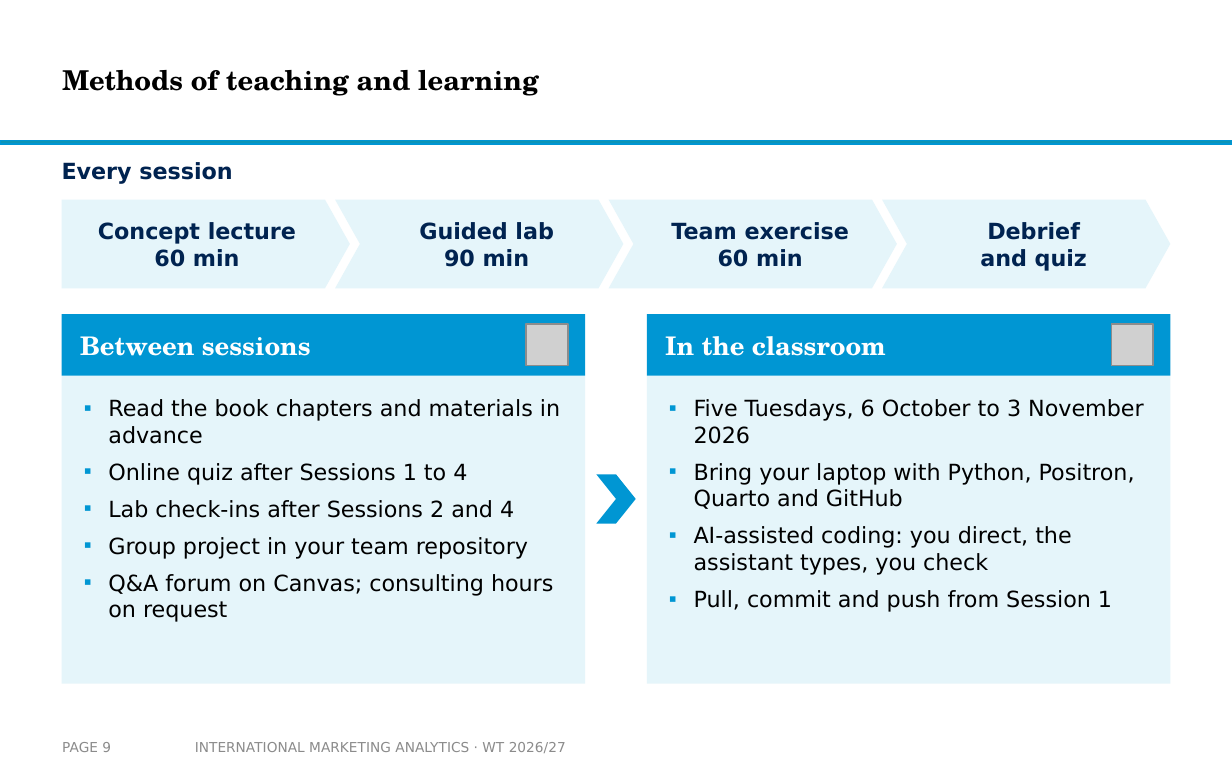
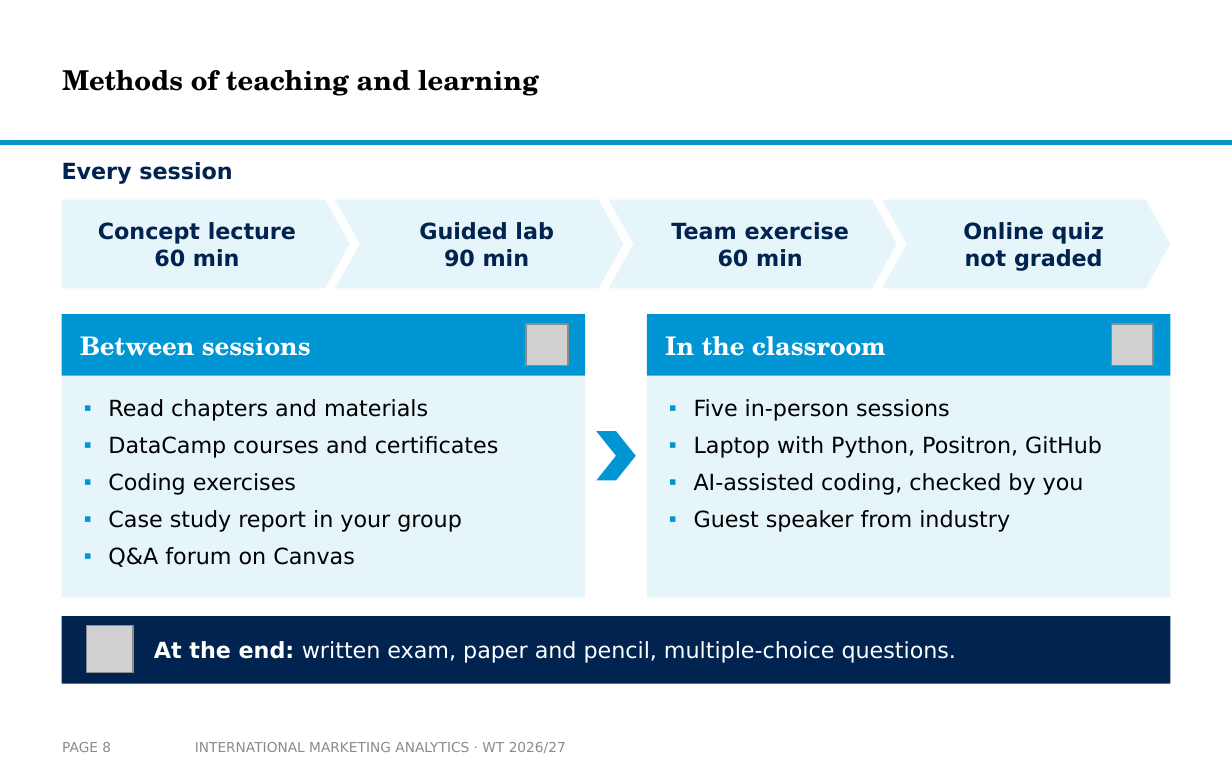
Before and after one commit to arnefloh-wu/International-Marketing-Analytics, a slide deck: slide 8 of slides/00a_course-content-and-style_WT26-27.pptx (slide 9 before the commit). Drawn at 1232x770 pixels with LibreOffice and Linux fonts; fonts in the diff are those of the drawing; grey boxes stand for pictures; background and template pictures are left out. Boxes give left, top, right and bottom in pixels: in the first picture for what was removed or moved away, otherwise in the second. Text is boxed around its words. In the diff, an @@ line names an element or a change of style, - is before the commit and + after.

```diff
--- a/slides/00a_course-content-and-style_WT26-27.pptx
+++ b/slides/00a_course-content-and-style_WT26-27.pptx
@@ text in chevron at bbox=[963, 222, 1104, 271]: text changed @@
-Debrief
-and quiz
+Online quiz
+not graded
@@ rectangle: place and size @@
-rectangle at bbox=[62, 376, 585, 684]
+rectangle at bbox=[62, 376, 585, 598]
@@ rectangle: place and size @@
-rectangle at bbox=[647, 376, 1170, 684]
+rectangle at bbox=[647, 376, 1170, 598]
@@ text at bbox=[108, 399, 499, 567]: text changed @@
-▪ Read the book chapters and materials in advance
-▪ Online quiz after Sessions 1 to 4
-▪ Lab check-ins after Sessions 2 and 4
-▪ Group project in your team repository
-▪ Q&A forum on Canvas; consulting hours on request
+▪ Read chapters and materials
+▪ DataCamp courses and certificates
+▪ Coding exercises
+▪ Case study report in your group
+▪ Q&A forum on Canvas
@@ text at bbox=[694, 399, 1102, 532]: text changed @@
-▪ Five Tuesdays, 6 October to 3 November 2026
-▪ Bring your laptop with Python, Positron, Quarto and GitHub
-▪ AI-assisted coding: you direct, the assistant types, you check
-▪ Pull, commit and push from Session 1
+▪ Five in-person sessions
+▪ Laptop with Python, Positron, GitHub
+▪ AI-assisted coding, checked by you
+▪ Guest speaker from industry
@@ chevron: place and size @@
-chevron at bbox=[596, 474, 636, 524]
+chevron at bbox=[596, 431, 636, 480]
@@ rectangle added at bbox=[62, 616, 1170, 684], fill #002350 @@
@@ picture added at bbox=[86, 626, 133, 673] @@
@@ text added at bbox=[154, 641, 956, 663], 13 pt, text #FFFFFF @@
+At the end: written exam, paper and pencil, multiple-choice questions.
```
Also in this commit, not shown: 6 other slides changed, 2 slides added, 5 slides removed, 23 other files.
